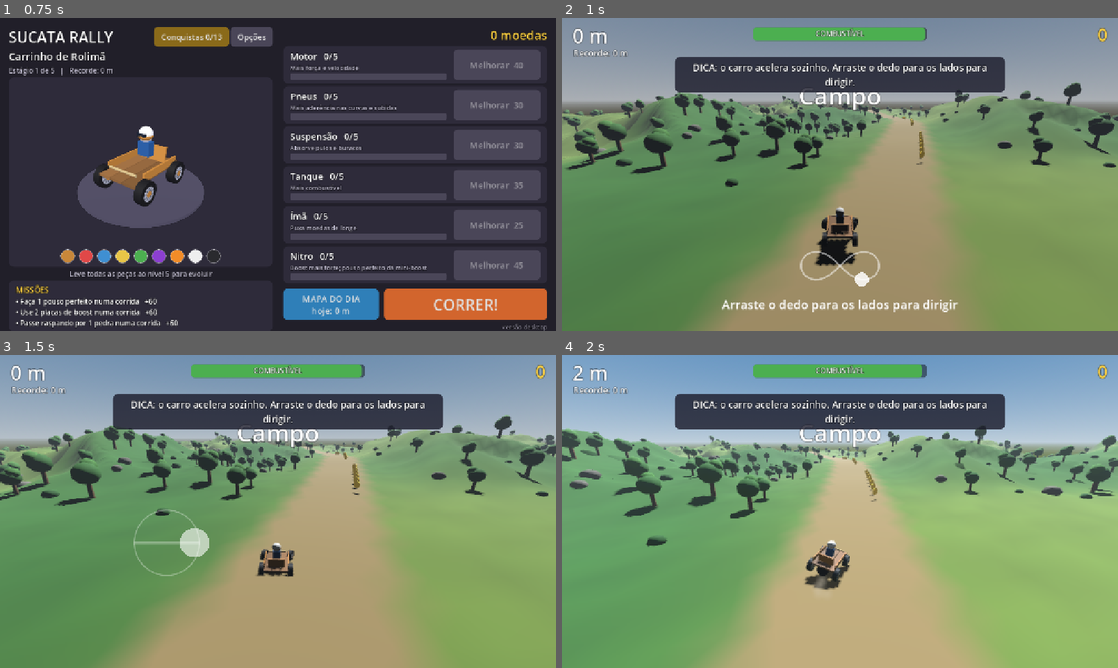
Above: before the commit, frames 1-4 (two rows, left to right).
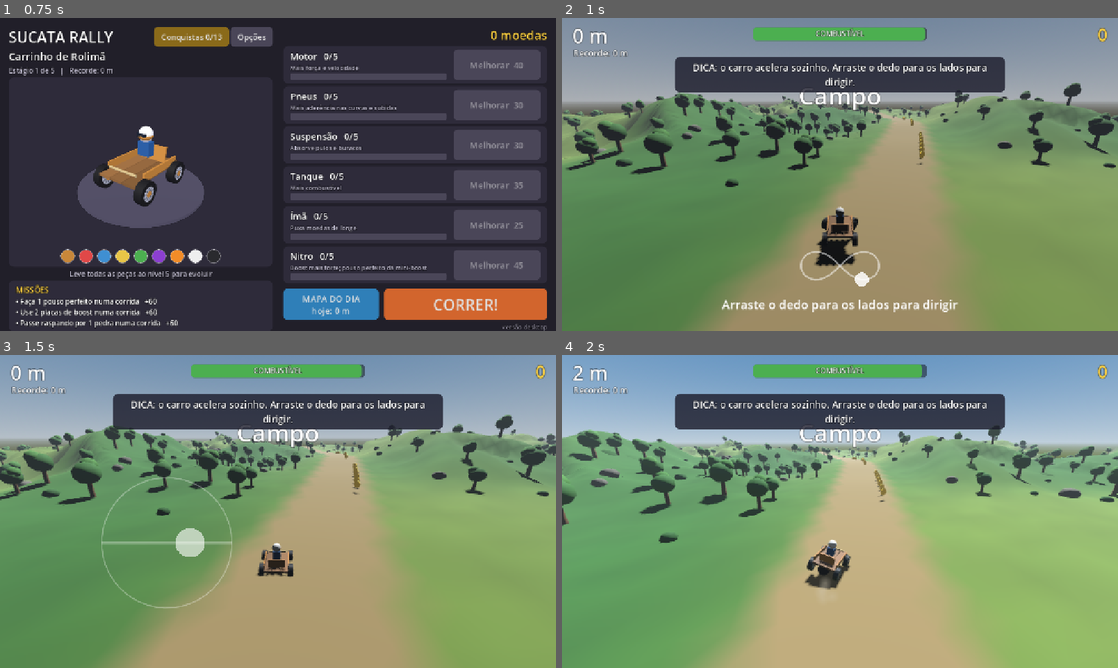
Above: after the commit, the same moments.

Repository: genriquesento-ops/sucata-rally
Game: Godot game, scene res://scenes/main.tscn
Two runs of this game, one before a commit and one after it. Both use one fixed random seed, a clock stepped at 60 frames per second and the inputs below.
Inputs (mouse positions are in pixels of both pictures, inside the frame that each line leads up to):
- Up to frame 1 (0.75 s): tap Enter (ui_accept) at 0.5 s; move the mouse to (400, 158) at 0.52 s; hold Right (steer_right) from 0.53 s (still down); click (400, 158) at 0.67 s
- Up to frame 2 (1 s): keep holding Right (steer_right); tap Enter (ui_accept) at 0.77 s
- Up to frame 3 (1.5 s): release Right (steer_right) at 1.25 s; drag from (166, 527) to (250, 574) at 1.27 s
- Up to frame 4 (2 s): no input

Frame 1 is identical in both runs. In frame 2, 0.8% of the frame differs, in the area x 0-100%, y 20-80%; in frame 3, 3.0%; in frame 4, 9.4%, in the area x 0-100%, y 22-76%.

Commit message:
Direção mais estável no celular e movimento suave (interpolação de física)
- Raio do arrasto 75 -> 150 e zona morta 8 -> 16, sem degrau depois dela.
- Tira a referência que corria contra o dedo ao inverter: com o tremor do
  dedo no celular, o volante oscilava sozinho.
- Liga a interpolação de física: câmera e carro andam a 60 passos por segundo
  e, em telas com outra taxa de quadros, a imagem dava trancos.

Co-Authored-By: Claude Opus 5.5 <noreply@anthropic.com>
Claude-Session: https://claude.ai/code/session_01G7JnWGW43GJUg6rr9Qh7SP

Diff:
--- a/project.godot
+++ b/project.godot
@@ -34,6 +34,7 @@
 [physics]
 
 common/physics_ticks_per_second=60
+common/physics_interpolation=true
 
 [rendering]
 
--- a/scripts/car_showcase.gd
+++ b/scripts/car_showcase.gd
@@ -28,6 +28,7 @@
 	light.rotation_degrees = Vector3(-45, 35, 0)
 	_viewport.add_child(light)
 	_pivot = Node3D.new()
+	_pivot.physics_interpolation_mode = Node.PHYSICS_INTERPOLATION_MODE_OFF  # gira no _process
 	_viewport.add_child(_pivot)
 	_cam = Camera3D.new()
 	_cam.fov = 40.0
--- a/scripts/run.gd
+++ b/scripts/run.gd
@@ -548,6 +548,8 @@
 			_car.global_transform = xf
 			_best_z = z
 			_cam.global_position = _car.global_position - dir * 11.0 + Vector3.UP * 6.5
+			_car.reset_physics_interpolation()  # teleporte: não interpolar desde o ponto antigo
+			_cam.reset_physics_interpolation()
 			return true
 	return false
 
--- a/scripts/steer_control.gd
+++ b/scripts/steer_control.gd
@@ -1,12 +1,13 @@
 class_name SteerControl
 extends Control
 ## Direção livre: encoste o dedo em qualquer lugar da tela e arraste para os lados.
-## O ponto de referência acompanha o dedo quando ele passa do raio, e ao inverter o
-## movimento (desenhando um "infinito") ele corre ao encontro do dedo: o carro troca
-## de lado logo, sem precisar voltar o dedo até o ponto onde encostou.
+## A direção é a distância do dedo até o ponto onde encostou. Se o dedo passar do raio,
+## o ponto de referência vai junto, então voltar um pouco já começa a desvirar.
+## (Antes a referência corria contra o dedo ao inverter, mas no celular o tremor do dedo
+## fazia o volante oscilar sozinho.)
 
-const RADIUS := 75.0  # pixels de arrasto para virar o máximo, na sensibilidade 1 (menor = mais rápido)
-const DEAD_ZONE := 8.0
+const RADIUS := 150.0  # unidades da tela (altura 720) para virar o máximo, na sensibilidade 1
+const DEAD_ZONE := 16.0  # ignora o tremor do dedo parado
 const HINT_SECONDS := 4.0
 
 var _radius := RADIUS  # ajustado pela sensibilidade nas opções
@@ -36,12 +37,7 @@
 			_finger = -1
 			_update()
 	elif event is InputEventScreenDrag and event.index == _finger:
-		var move: float = event.position.x - _pos.x
 		_pos = event.position
-		# voltando para o outro lado: a referência anda contra o dedo, então a direção
-		# troca de lado com metade do arrasto (resposta rápida no zigue-zague)
-		if move * (_pos.x - _anchor.x) < 0.0:
-			_anchor.x -= move
 		_anchor.x = clampf(_anchor.x, _pos.x - _radius, _pos.x + _radius)
 		_anchor.y = _pos.y
 		_update()
@@ -67,7 +63,9 @@
 
 func _update() -> void:
 	var dx := 0.0 if _finger == -1 else _pos.x - _anchor.x
-	_value = 0.0 if absf(dx) < DEAD_ZONE else clampf(dx / _radius, -1.0, 1.0)
+	# zona morta sem "degrau": depois dela a direção cresce desde zero até o máximo
+	var amount := clampf((absf(dx) - DEAD_ZONE) / (_radius - DEAD_ZONE), 0.0, 1.0)
+	_value = signf(dx) * amount
 	_set_action("steer_right", maxf(_value, 0.0))
 	_set_action("steer_left", maxf(-_value, 0.0))
 	queue_redraw()
Not shown, changed: export_presets.cfg
